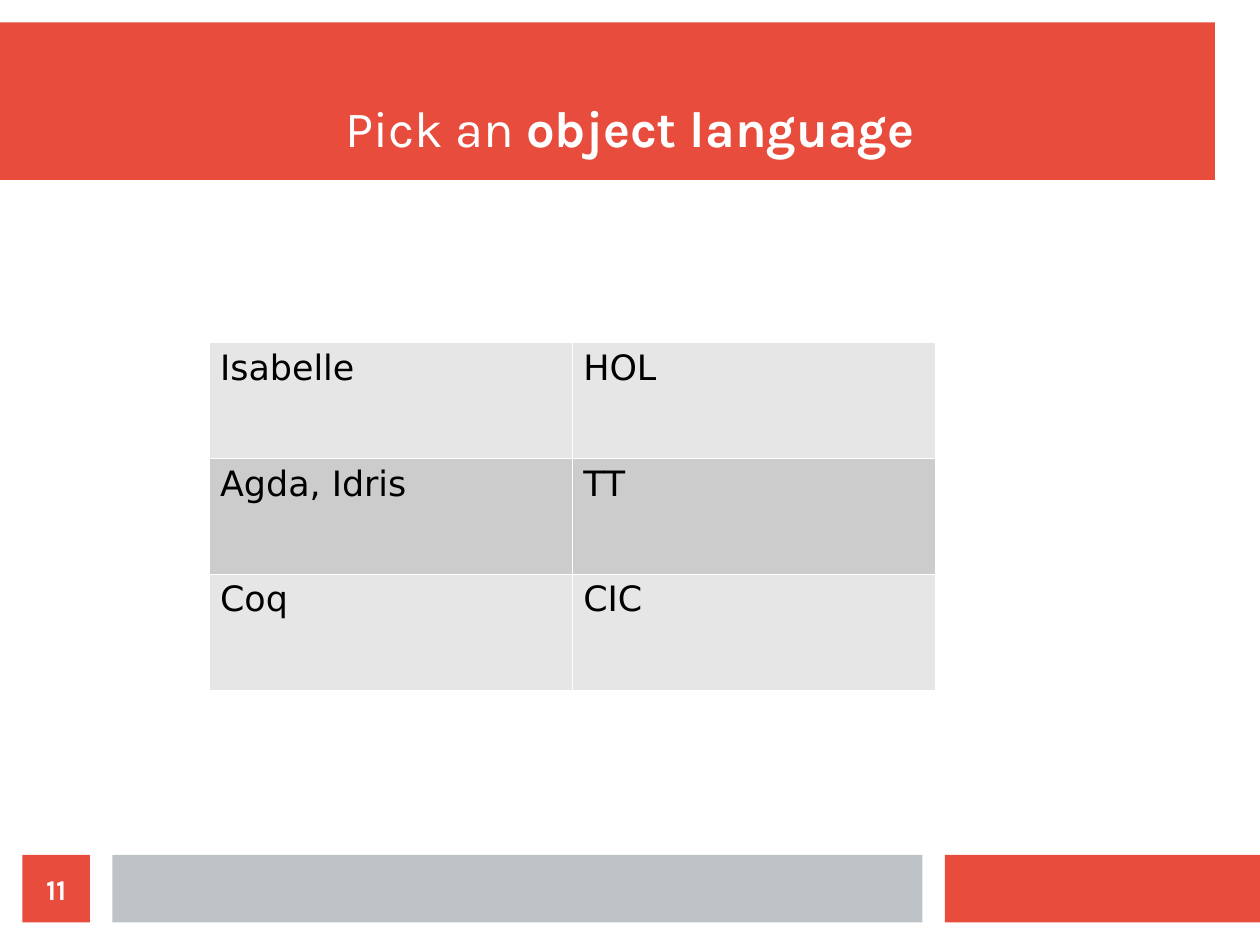
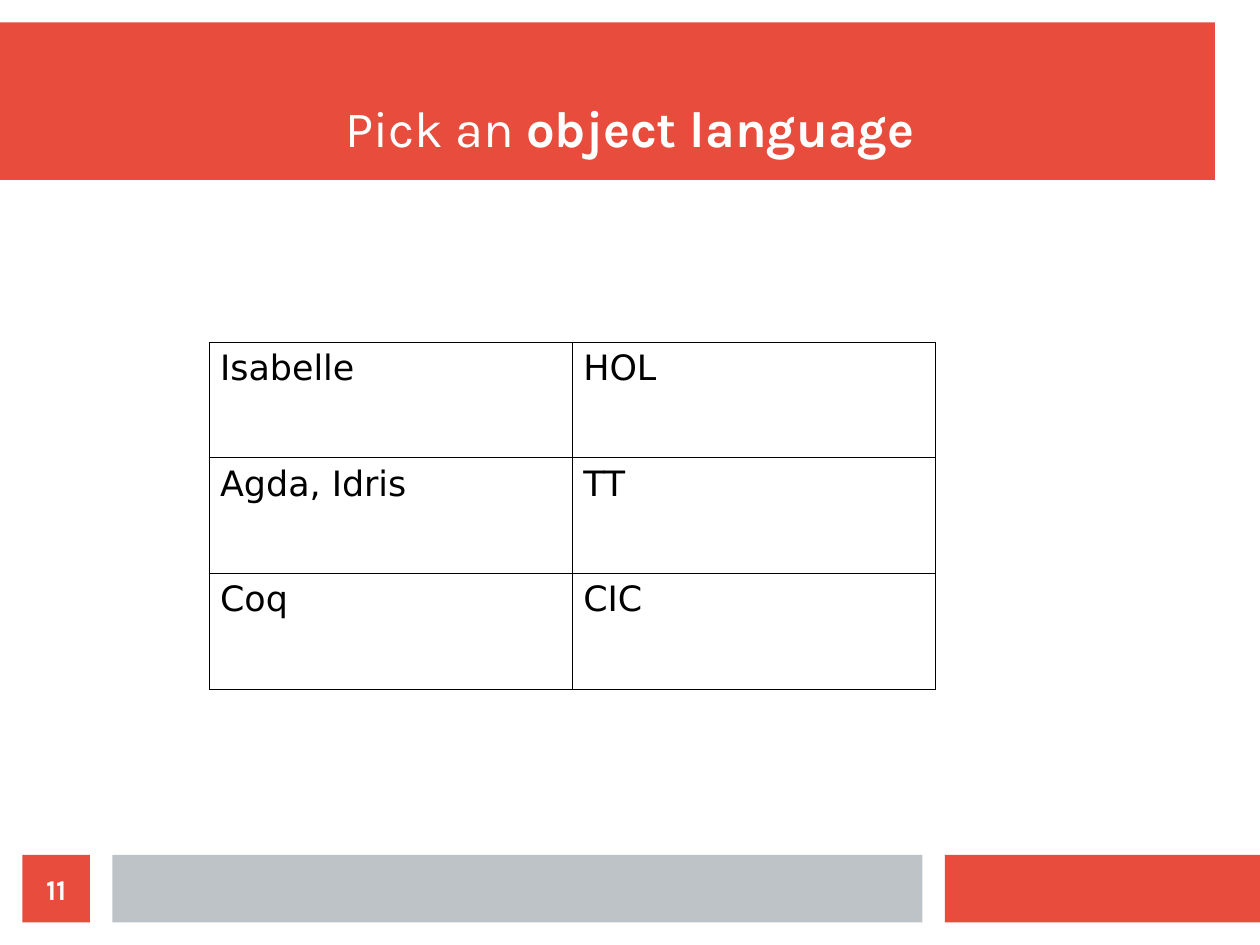
Before and after one commit to wilbowma/cur, a slide deck: slide 11 of hope-2016/slides.odp. Drawn at 1260x945 pixels with LibreOffice and Linux fonts; fonts in the diff are those of the drawing. Boxes give left, top, right and bottom in pixels: in the first picture for what was removed or moved away, otherwise in the second. Text is boxed around its words. In the diff, an @@ line names an element or a change of style, - is before the commit and + after.

```diff
--- a/hope-2016/slides.odp
+++ b/hope-2016/slides.odp
@@ table at box(209, 342, 936, 689) @@
@@ fill #E6E6E6 to none in 4 cells @@
@@ fill #CCCCCC to none in row 2 @@
@@ borders changed @@
```
Also in this commit, not shown: 6 other slides changed, 2 slides added.
